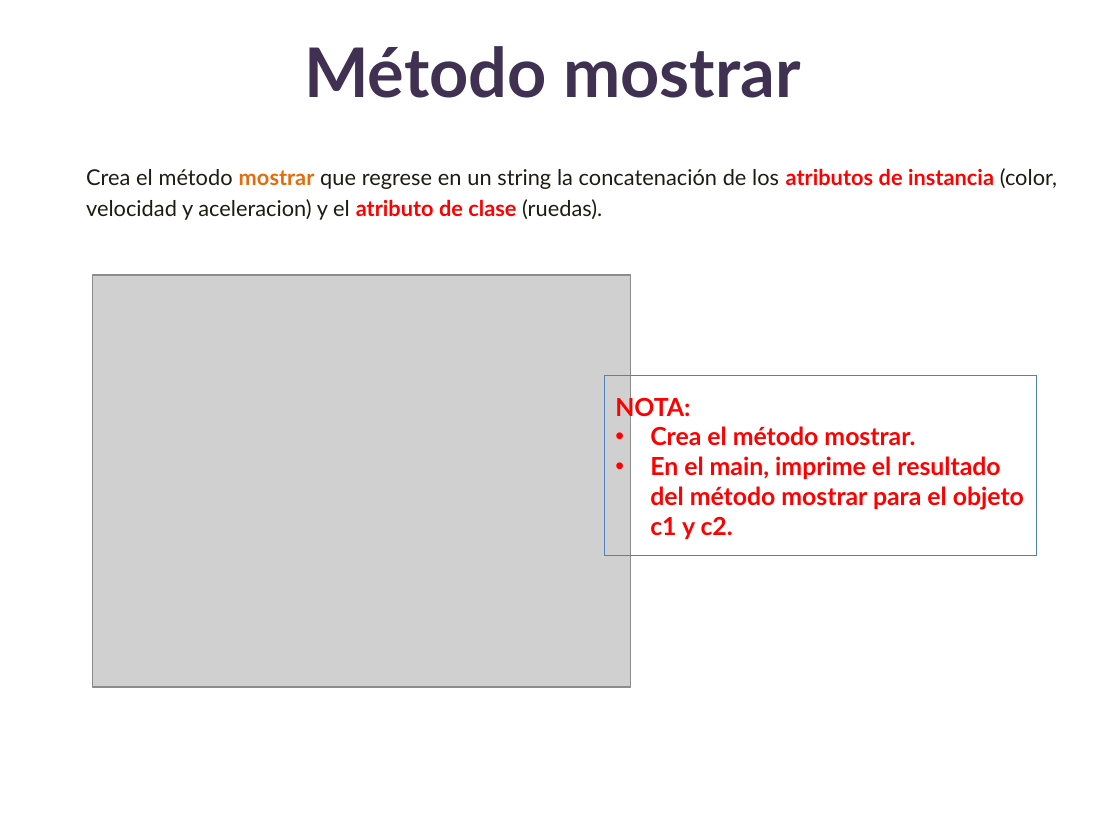
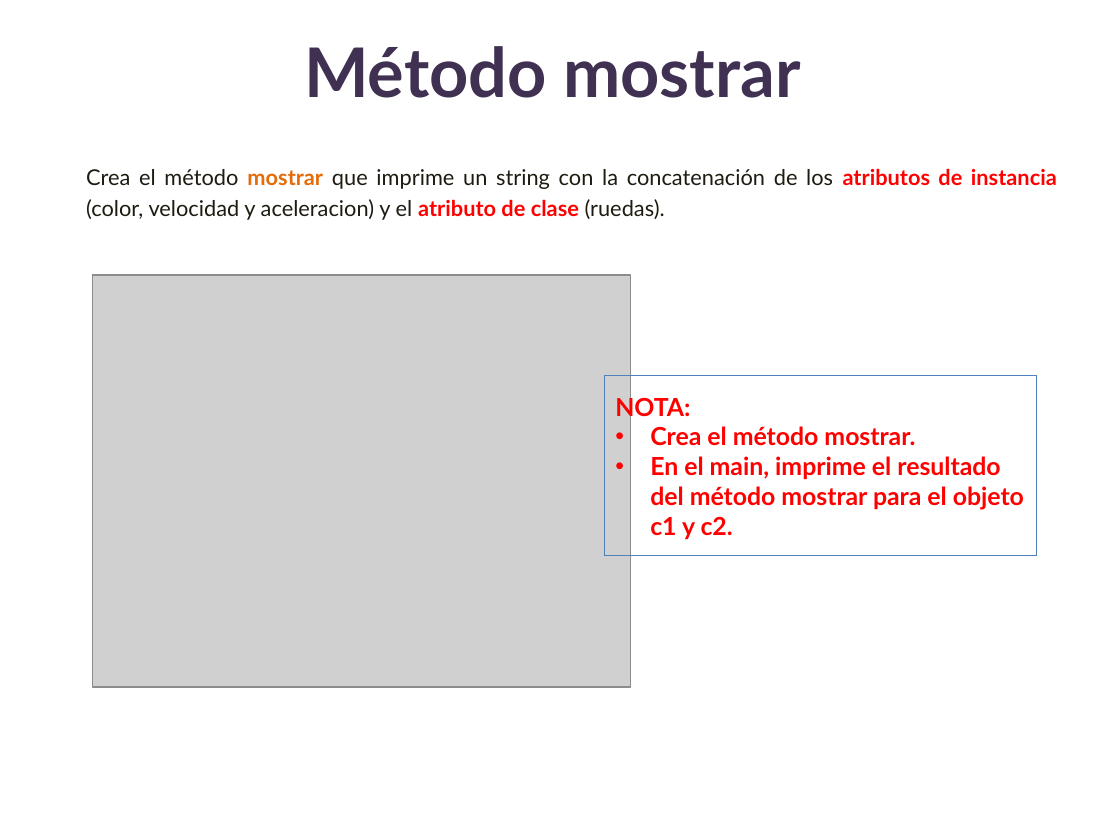
Before and after one commit to lizetheP/Analitica, a slide deck: slide 56 of Calendario2024/presentaciones/14_POO.pptx. Drawn at 1120x840 pixels with LibreOffice and Linux fonts; fonts in the diff are those of the drawing; grey boxes stand for pictures. Boxes give left, top, right and bottom in pixels: in the first picture for what was removed or moved away, otherwise in the second. Text is boxed around its words. In the diff, an @@ line names an element or a change of style, - is before the commit and + after.

```diff
--- a/Calendario2024/presentaciones/14_POO.pptx
+++ b/Calendario2024/presentaciones/14_POO.pptx
@@ text at box(86, 168, 1057, 220): text changed @@
-Crea el método mostrar que regrese en un string la concatenación de los atributos de instancia (color, velocidad y aceleracion) y el atributo de clase (ruedas).
+Crea el método mostrar que imprime un string con la concatenación de los atributos de instancia (color, velocidad y aceleracion) y el atributo de clase (ruedas).
```
Also in this commit, not shown: 7 other files.
